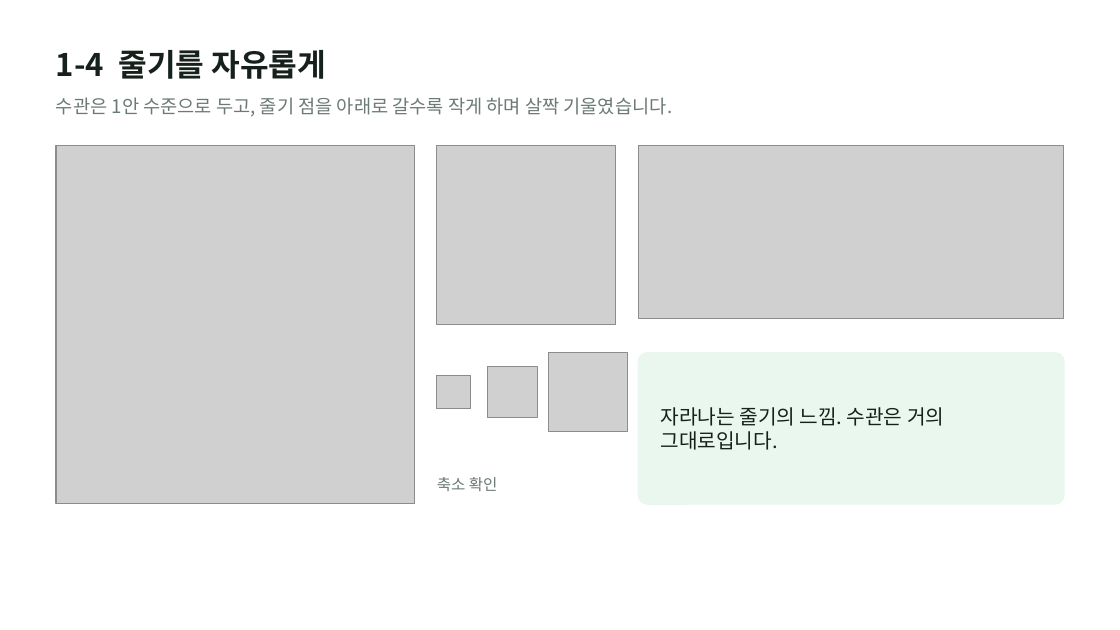
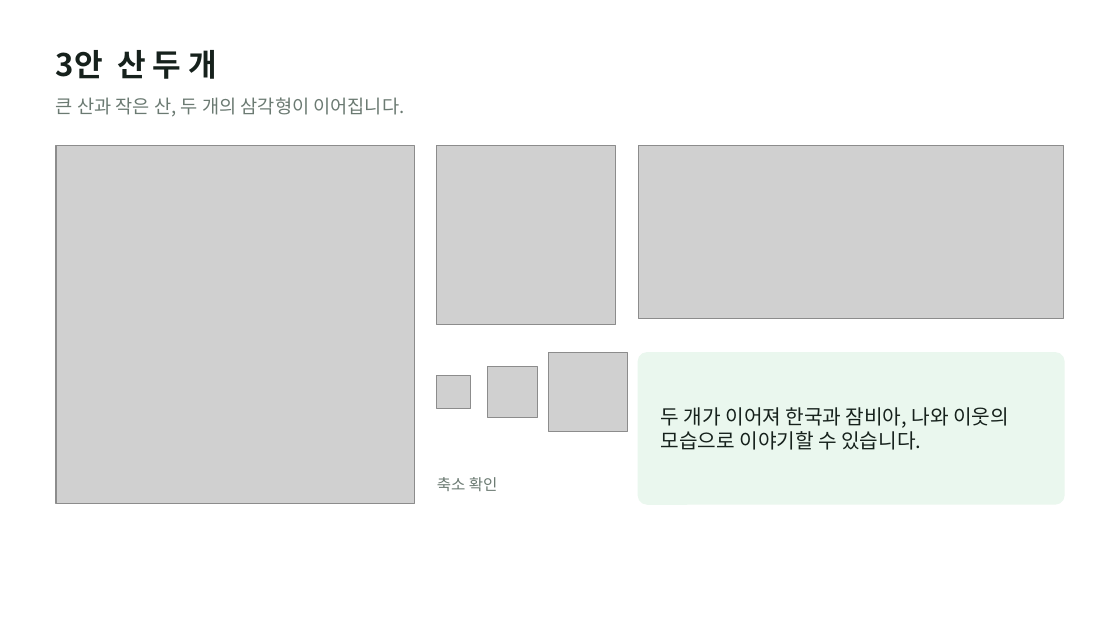
Before and after one commit to otterlee0208/otterlee, a slide deck: slide 6 of bi/zambia-variations-v3/plant-zambia-bi-variations-v3.pptx (slide 7 before the commit). Drawn at 1120x630 pixels with LibreOffice and Linux fonts; fonts in the diff are those of the drawing; grey boxes stand for pictures. Boxes give left, top, right and bottom in pixels: in the first picture for what was removed or moved away, otherwise in the second. Text is boxed around its words. In the diff, an @@ line names an element or a change of style, - is before the commit and + after.

```diff
--- a/bi/zambia-variations-v3/plant-zambia-bi-variations-v3.pptx
+++ b/bi/zambia-variations-v3/plant-zambia-bi-variations-v3.pptx
@@ text at (x1=56, y1=50, x2=218, y2=79): text changed @@
-1-4 줄기를 자유롭게
+3안 산 두 개
@@ text at (x1=56, y1=97, x2=404, y2=117): text changed @@
-수관은 1안 수준으로 두고, 줄기 점을 아래로 갈수록 작게 하며 살짝 기울였습니다.
+큰 산과 작은 산, 두 개의 삼각형이 이어집니다.
@@ text at (x1=661, y1=407, x2=1009, y2=450): text changed @@
-자라나는 줄기의 느낌. 수관은 거의 그대로입니다.
+두 개가 이어져 한국과 잠비아, 나와 이웃의 모습으로 이야기할 수 있습니다.
```
Also in this commit, not shown: 4 other slides changed, 2 slides added, 3 slides removed, 50 other files.
